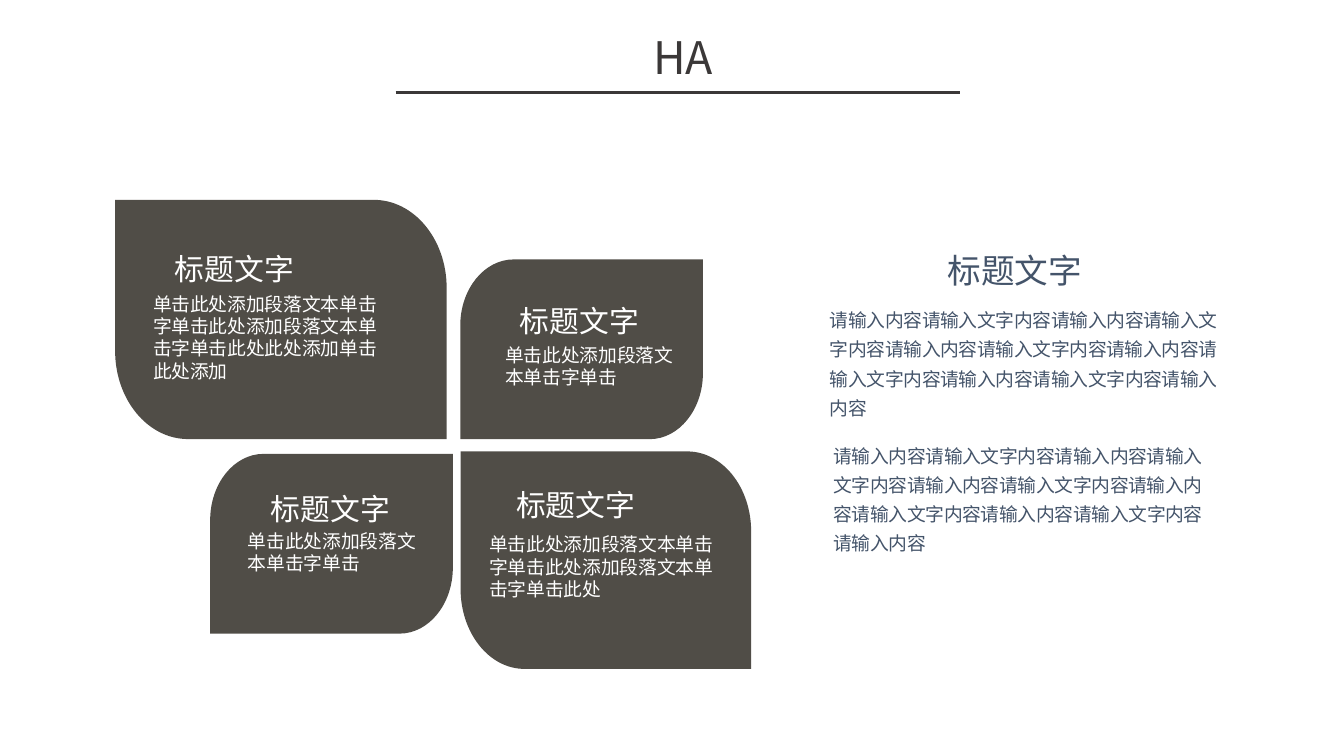
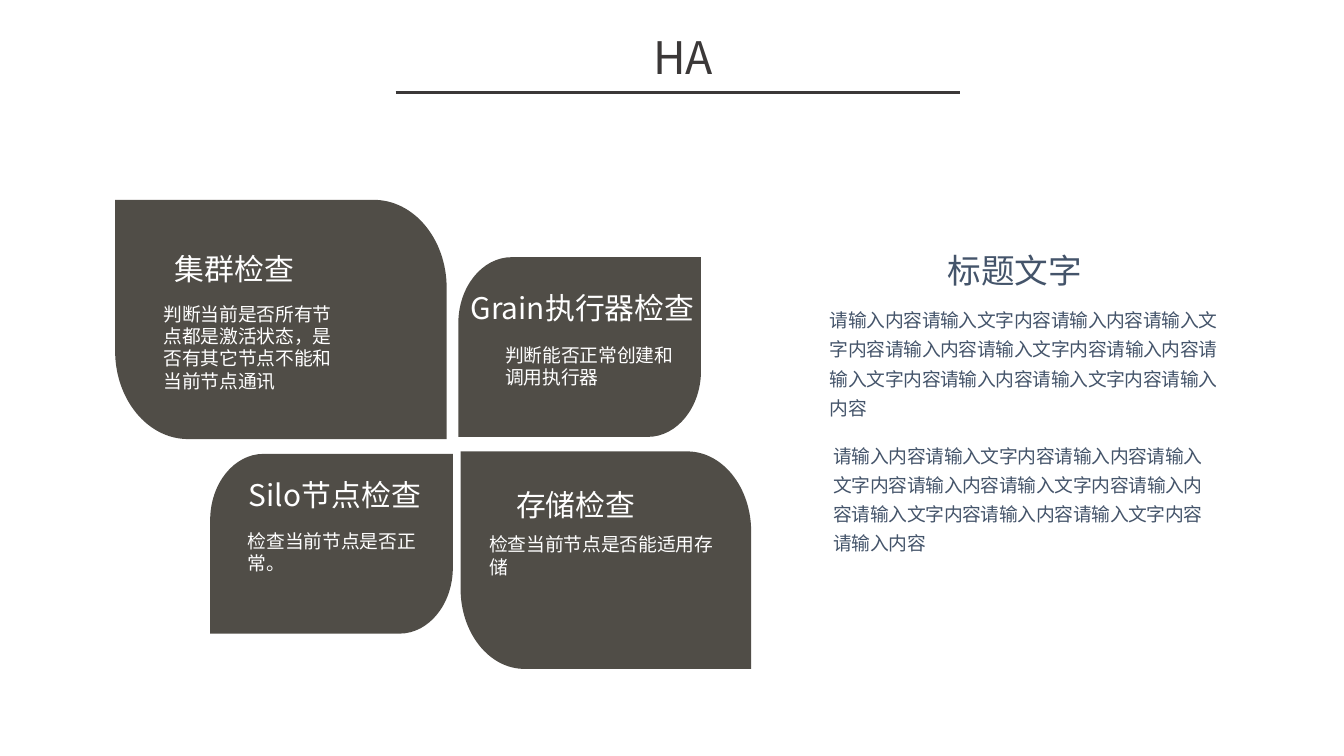
Before and after one commit to xuecat/IngestTask, a slide deck: slide 8 of ingesttask.pptx. Drawn at 1344x756 pixels with LibreOffice and Linux fonts; fonts in the diff are those of the drawing; background and template pictures are left out. Boxes give left, top, right and bottom in pixels: in the first picture for what was removed or moved away, otherwise in the second. Text is boxed around its words. In the diff, an @@ line names an element or a change of style, - is before the commit and + after.

```diff
--- a/ingesttask.pptx
+++ b/ingesttask.pptx
@@ text at (175, 255, 294, 283): text changed @@
-标题文字
+集群检查
@@ freeform shape at (459, 257, 702, 437): outline redrawn @@
@@ text removed at (153, 295, 377, 380) @@
-单击此处添加段落文本单击字单击此处添加段落文本单击字单击此处此处添加单击此处添加
@@ text at (471, 294, 695, 322): text changed @@
-标题文字
+Grain执行器检查
@@ text added at (164, 305, 332, 390), 13.3 pt, text #FFFFFF @@
+判断当前是否所有节点都是激活状态，是否有其它节点不能和当前节点通讯
@@ text at (505, 346, 673, 386): text changed @@
-单击此处添加段落文本单击字单击
+判断能否正常创建和调用执行器
@@ text at (249, 481, 421, 509): text changed @@
-标题文字
+Silo节点检查
@@ text at (516, 491, 635, 519): text changed @@
-标题文字
+存储检查
@@ text at (248, 532, 416, 572): text changed @@
-单击此处添加段落文本单击字单击
+检查当前节点是否正常。
@@ text at (489, 535, 713, 576): text changed @@
-单击此处添加段落文本单击字单击此处添加段落文本单击字单击此处
+检查当前节点是否能适用存储
```
Also in this commit, not shown: 6 other slides changed, 4 other files.
